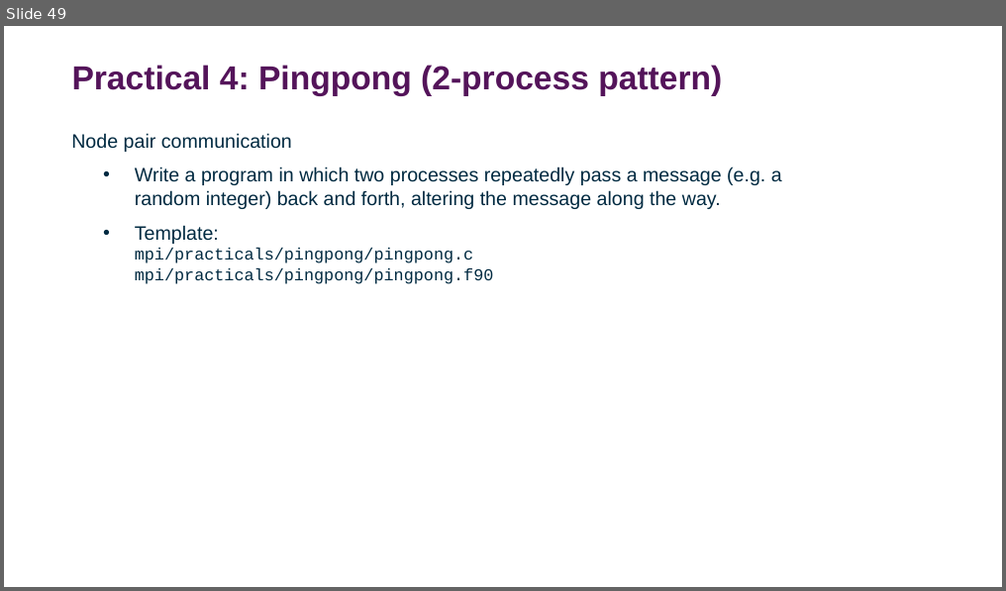
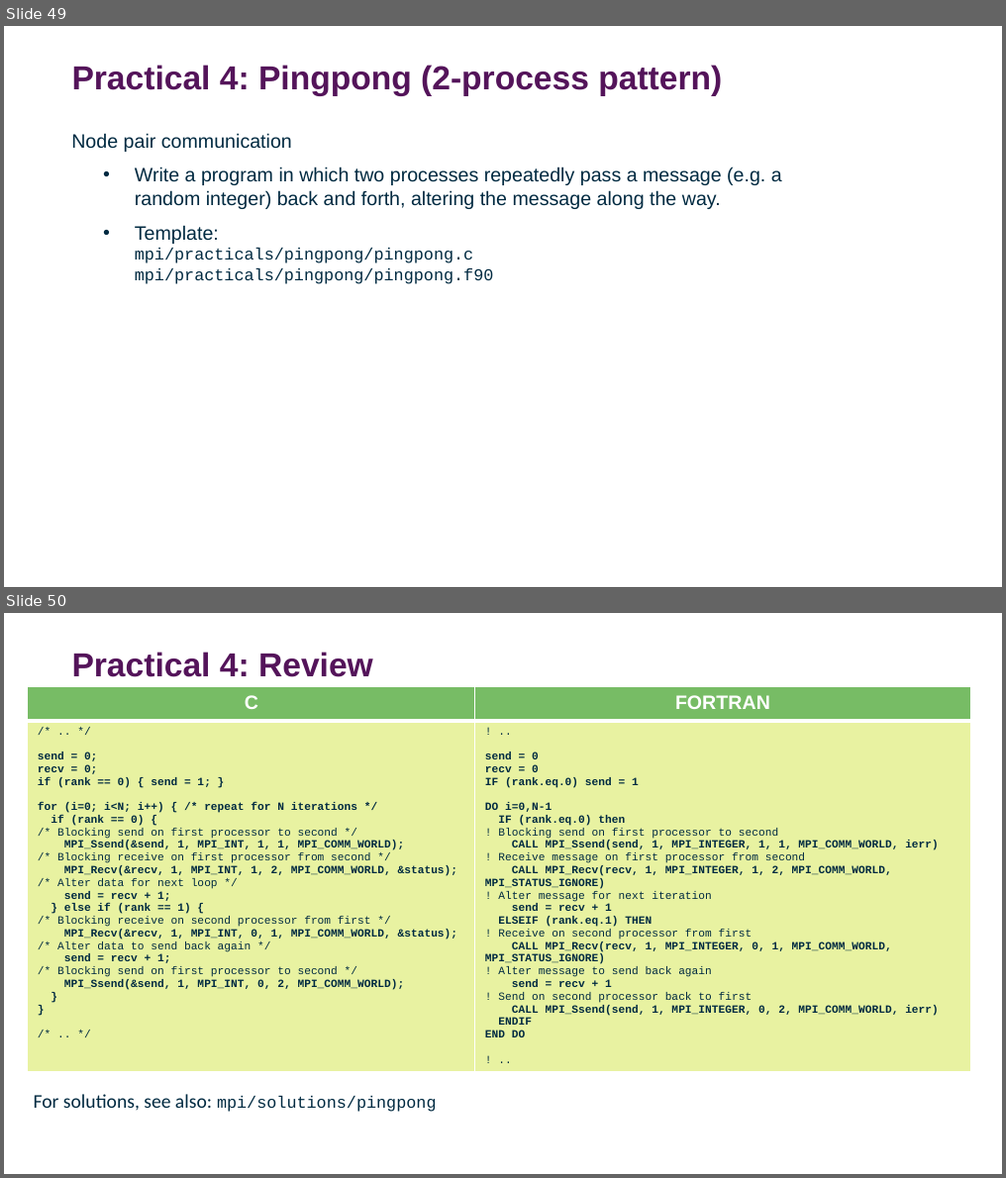
Before and after one commit to DurhamARC-Training/BasicParallelProgramming, a slide deck: OpenMPMPIShortCourse_Spring2026.odp. Shown one above the other, each under a label of ours: slide 49 before the commit, slides 49 and 50 after it. The pictures are 1006x591 and 1006x1178 pixels, drawn with LibreOffice and Linux fonts; fonts in the diff are those of the drawing; background and template pictures are left out. Boxes give left, top, right and bottom in pixels: in the first picture for what was removed or moved away, otherwise in the second. Text is boxed around its words. In the diff, an @@ line names an element or a change of style, - is before the commit and + after.

```diff
--- a/OpenMPMPIShortCourse_Spring2026.odp
+++ b/OpenMPMPIShortCourse_Spring2026.odp
@@ slide 50 added at [4,613,1002,1174], background #FFFFFF @@
@@ title added at [72,652,373,677], 24 pt, text #54145A, bold @@
+Practical 4: Review
@@ table added at [28,687,970,1072], 2 rows, 2 columns @@
+C | FORTRAN
+/* .. */ / send = 0; / recv = 0; / if (rank == 0) { send = 1; } / for (i=0; i<N; i++) { /* repeat for N iterations */ / if (rank == 0) { / /* Blocking send on first processor to second */ / MPI_Ssend(&send, 1, MPI_INT, 1, 1, MPI_COMM_WORLD); / /* Blocking receive on first processor from second */ / MPI_Recv(&recv, 1, MPI_INT, 1, 2, MPI_COMM_WORLD, &status); / /* Alter data for next loop */ / send = recv + 1; / } else if (rank == 1) { / /* Blocking receive on second processor from first */ / MPI_Recv(&recv, 1, MPI_INT, 0, 1, MPI_COMM_WORLD, &status); / /* Alter data to send back again */ / send = recv + 1; / /* Blocking send on first processor to second */ / MPI_Ssend(&send, 1, MPI_INT, 0, 2, MPI_COMM_WORLD); / } / } / /* .. */ | ! .. / send = 0 / recv = 0 / IF (rank.eq.0) send = 1 / DO i=0,N-1 / IF (rank.eq.0) then / ! Blocking send on first processor to second / CALL MPI_Ssend(send, 1, MPI_INTEGER, 1, 1, MPI_COMM_WORLD, ierr) / ! Receive message on first processor from second / CALL MPI_Recv(recv, 1, MPI_INTEGER, 1, 2, MPI_COMM_WORLD, MPI_STATUS_IGNORE) / ! Alter message for next iteration / send = recv + 1 / ELSEIF (rank.eq.1) THEN / ! Receive on second processor from first / CALL MPI_Recv(recv, 1, MPI_INTEGER, 0, 1, MPI_COMM_WORLD, MPI_STATUS_IGNORE) / ! Alter message to send back again / send = recv + 1 / ! Send on second processor back to first / CALL MPI_Ssend(send, 1, MPI_INTEGER, 0, 2, MPI_COMM_WORLD, ierr) / ENDIF / END DO / ! ..
@@ text added at [34,1094,437,1112], 12 pt, text #002A41 @@
+For solutions, see also: mpi/solutions/pingpong
```
Also in this commit, not shown: 12 slides changed, 1 slide removed, 1 other file.
